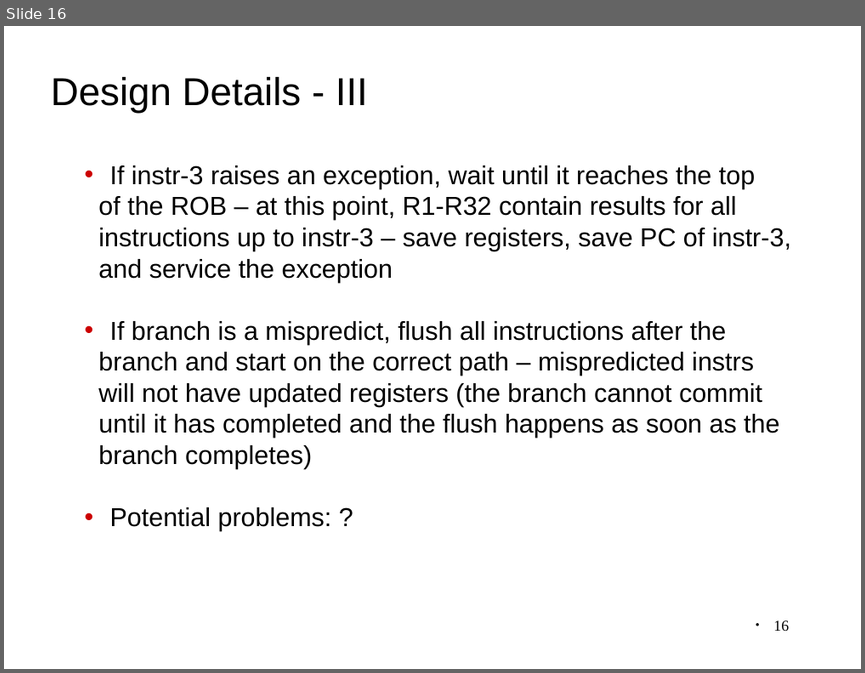
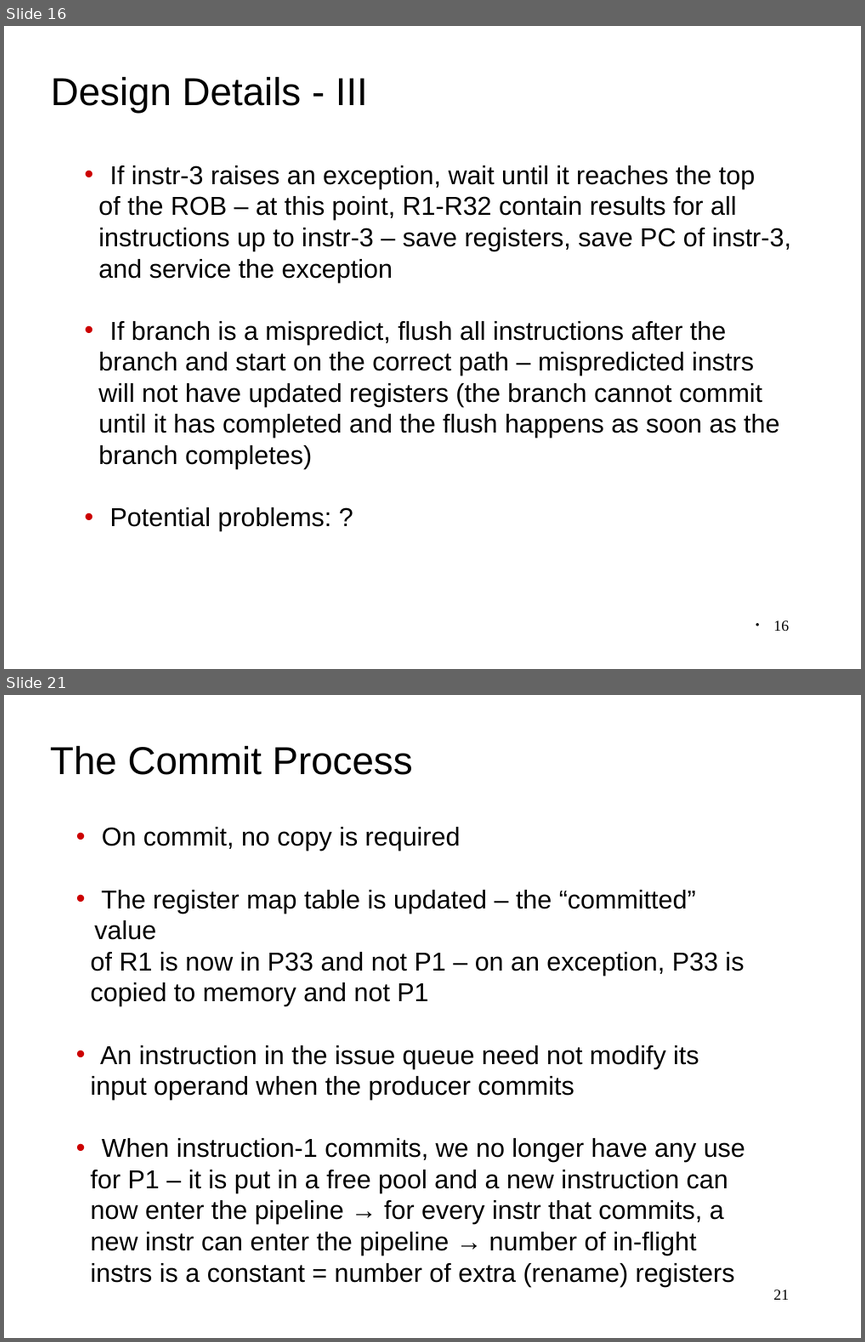
Before and after one commit to antonburtsev/cs3810, a slide deck: lectures/lecture13-branch-prediction/lecture13-branch-prediction.odp. Shown one above the other, each under a label of ours: slide 16 before the commit, slides 16 and 21 after it; the slides between them are not shown. The pictures are 865x673 and 865x1342 pixels, drawn with LibreOffice and Linux fonts; fonts in the diff are those of the drawing. Boxes give left, top, right and bottom in pixels: in the first picture for what was removed or moved away, otherwise in the second. Text is boxed around its words. In the diff, an @@ line names an element or a change of style, - is before the commit and + after.

```diff
--- a/lectures/lecture13-branch-prediction/lecture13-branch-prediction.odp
+++ b/lectures/lecture13-branch-prediction/lecture13-branch-prediction.odp
@@ slide 21 added at (x1=4, y1=695, x2=861, y2=1338), background #FFFFFF @@
@@ text added at (x1=50, y1=746, x2=413, y2=775), 36 pt, text #000000 @@
+The Commit Process
@@ text added at (x1=91, y1=827, x2=745, y2=1255), 24 pt, text #000000 @@
+• On commit, no copy is required
+• The register map table is updated – the “committed” value
+of R1 is now in P33 and not P1 – on an exception, P33 is
+copied to memory and not P1
+• An instruction in the issue queue need not modify its
+input operand when the producer commits
+• When instruction-1 commits, we no longer have any use
+for P1 – it is put in a free pool and a new instruction can
+now enter the pipeline → for every instr that commits, a
+new instr can enter the pipeline → number of in-flight
+instrs is a constant = number of extra (rename) registers
@@ page number added at (x1=773, y1=1289, x2=789, y2=1299), 14 pt, text #000000 @@
+21
```
Also in this commit, not shown: 8 other slides added, 5 other files.
